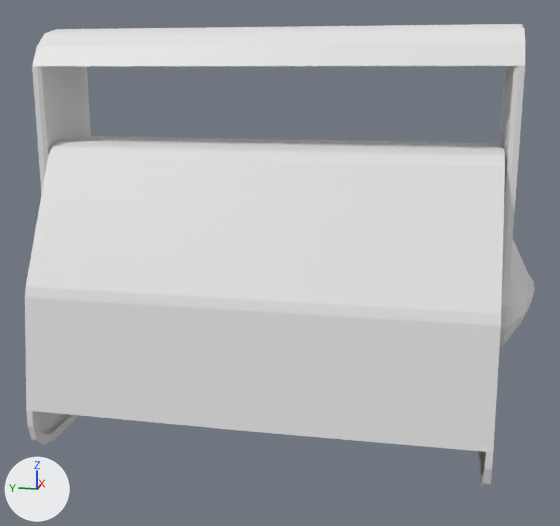
An edit to the Blender file File di blender/Youssef/cassa audio.blend, drawn before and after from the same camera.
Rendered twice from a 50 mm lens placed at (-7.08, -0.7, 2.04), pointed at (-1.41, 0.43, 0.63). The lights are fixed; the arrows at lower left show +X, +Y and +Z.
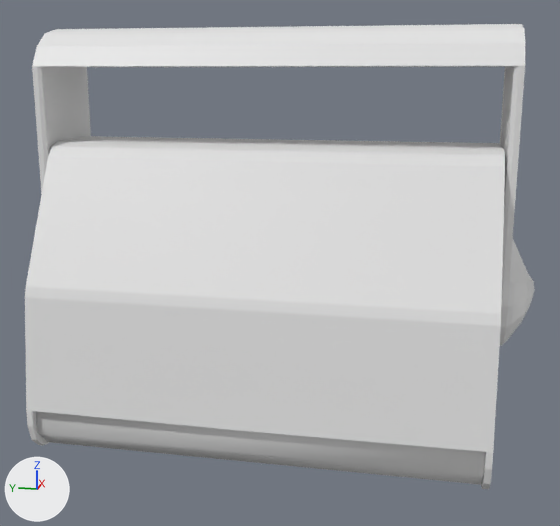
Where the change shows, as pixel boxes [x1, y1, x2, y2] in the pictures (560 x 526 px):
'Cube.002', shown: after [36, 411, 485, 485]

What the commit changed:
Object 'Cube.002' (ob_cube_002) is now shown.
